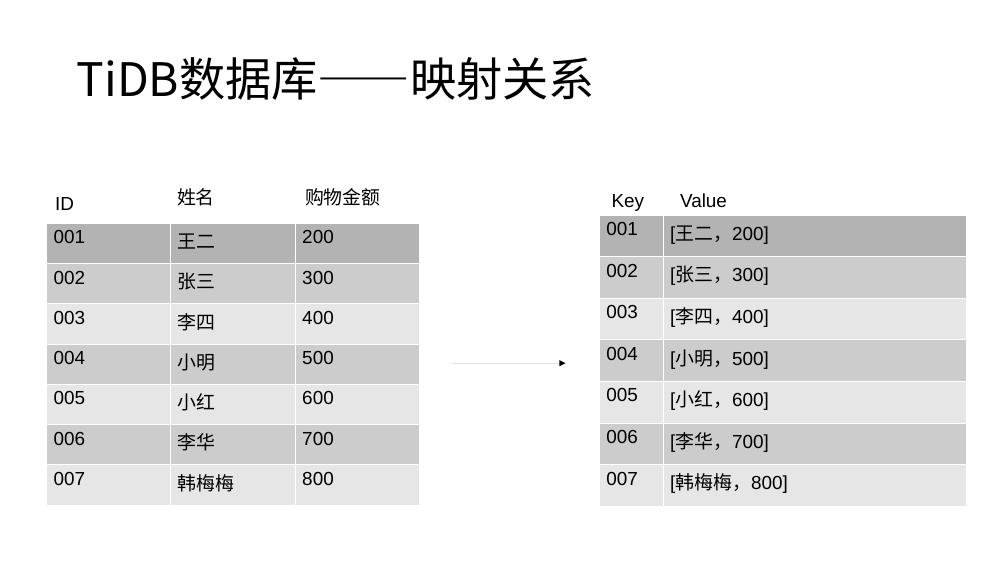
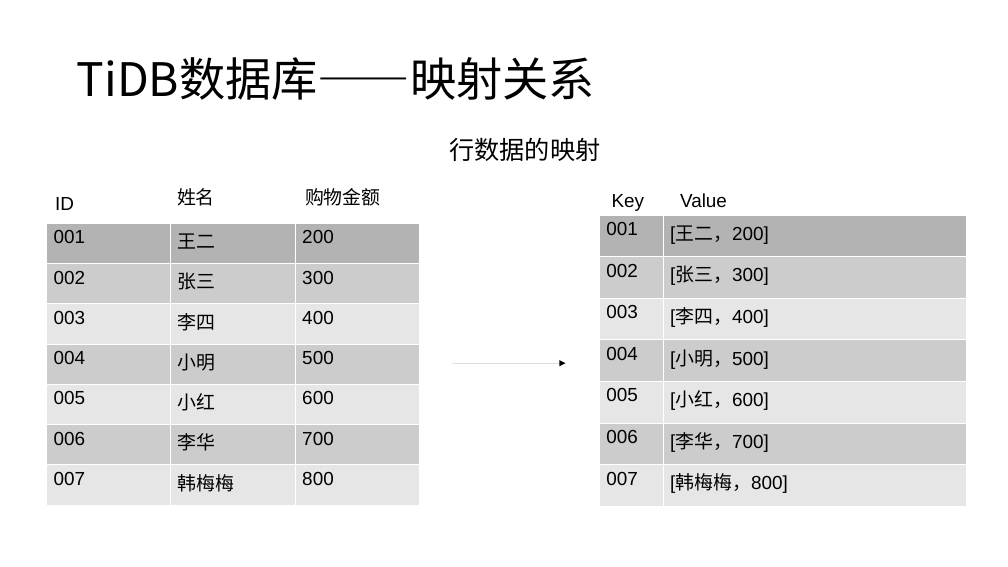
Before and after one commit to Doris404/Study-paper-channel, a slide deck: slide 11 of Chai' project/study material/notes/TiDB项目.pptx (slide 7 before the commit). Drawn at 1008x567 pixels with LibreOffice and Linux fonts; fonts in the diff are those of the drawing. Boxes give left, top, right and bottom in pixels: in the first picture for what was removed or moved away, otherwise in the second. Text is boxed around its words. In the diff, an @@ line names an element or a change of style, - is before the commit and + after.

```diff
--- a/Chai' project/study material/notes/TiDB项目.pptx
+++ b/Chai' project/study material/notes/TiDB项目.pptx
@@ text added at [449, 137, 600, 161], 24 pt, text #000000 @@
+行数据的映射
```
Also in this commit, not shown: 5 other slides changed, 9 slides added.
